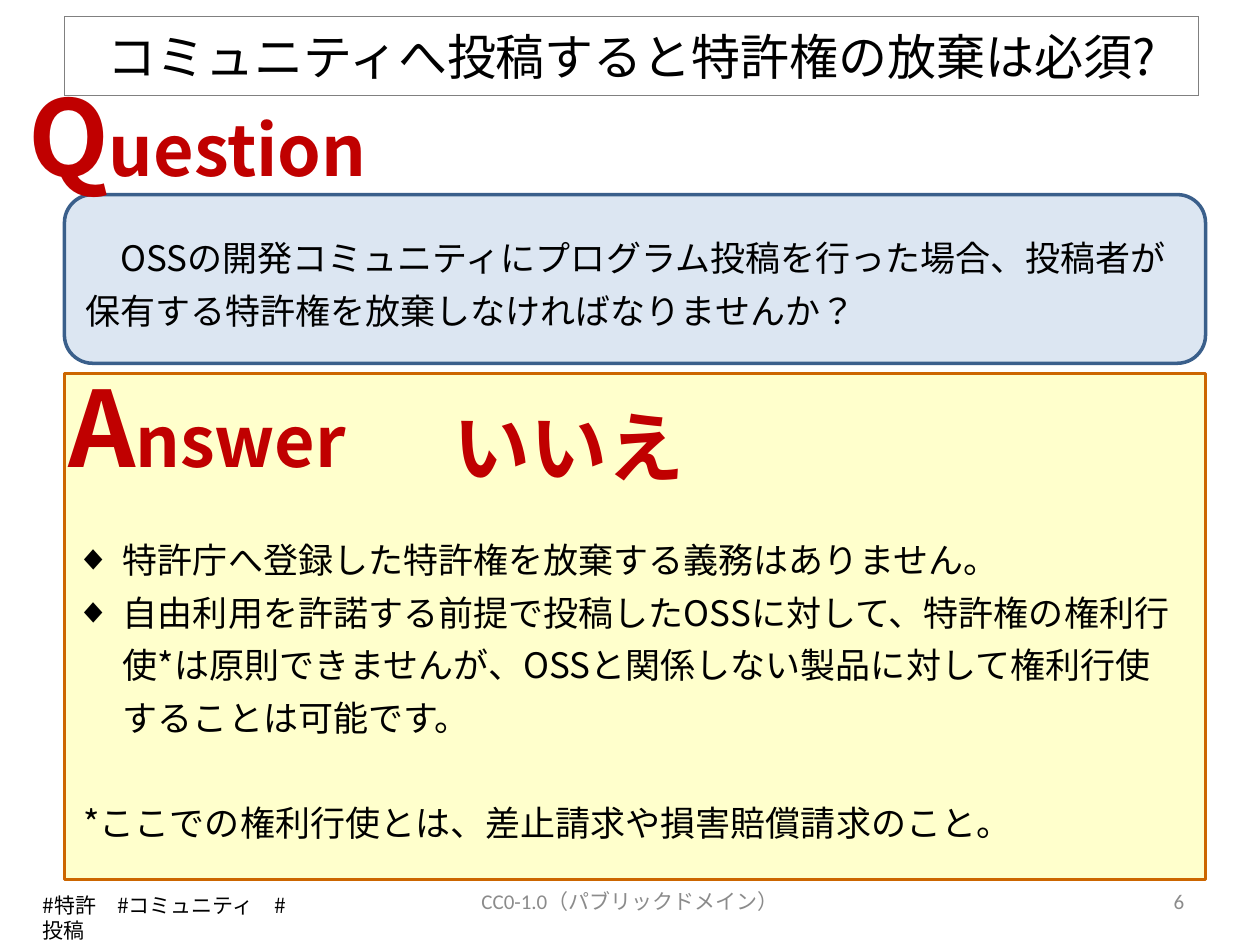
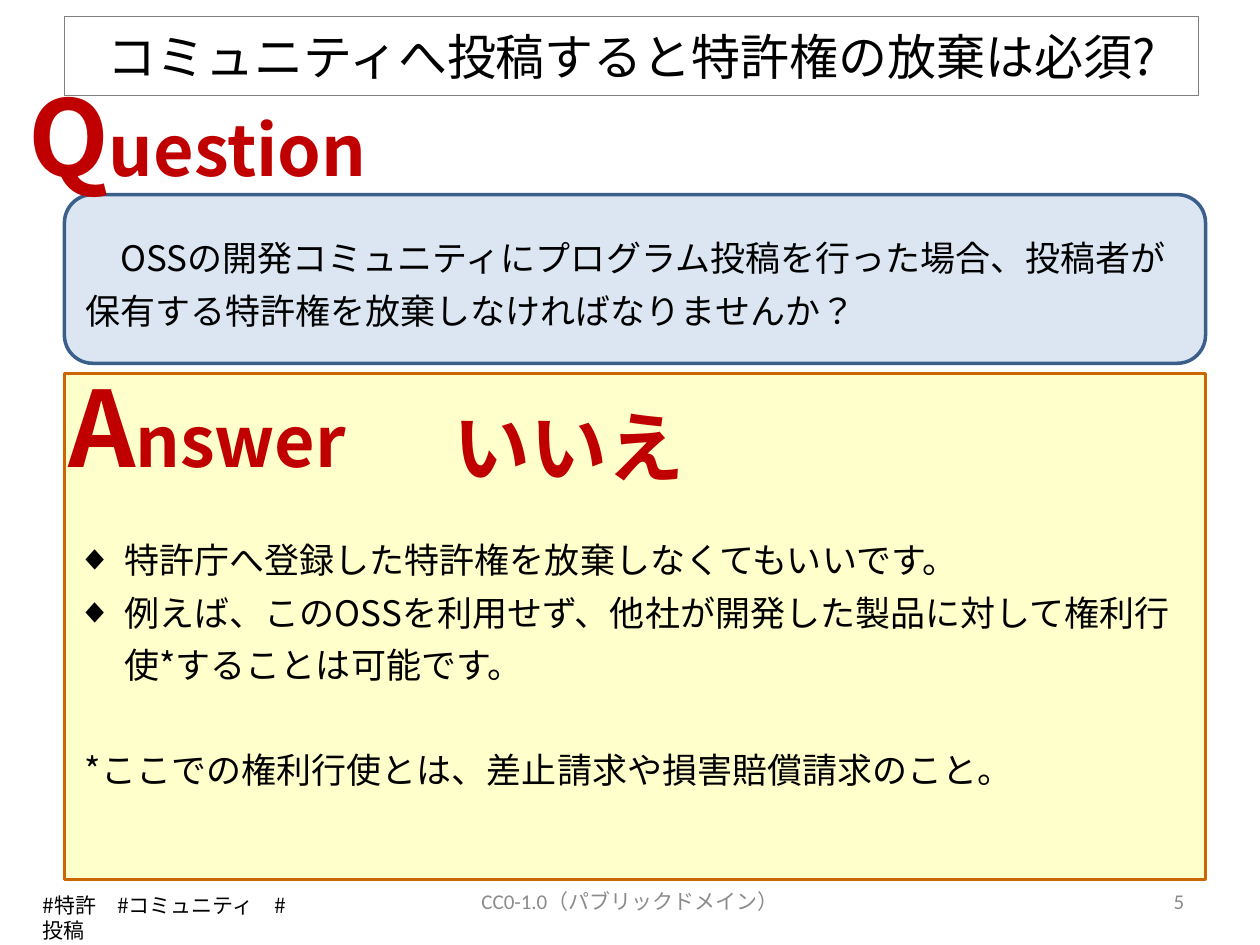
Before and after one commit to OpenChain-Project/OpenChain-JWG, a slide deck: slide 6 of Education_Material/FAQ/OSSライセンス関連でよくある誤解_CC0.pptx. Drawn at 1260x945 pixels with LibreOffice and Linux fonts; fonts in the diff are those of the drawing. Boxes give left, top, right and bottom in pixels: in the first picture for what was removed or moved away, otherwise in the second. Text is boxed around its words. In the diff, an @@ line names an element or a change of style, - is before the commit and + after.

Commit message:
FAQファイルを更新しました。

```diff
--- a/Education_Material/FAQ/OSSライセンス関連でよくある誤解_CC0.pptx
+++ b/Education_Material/FAQ/OSSライセンス関連でよくある誤解_CC0.pptx
@@ text at [124, 543, 1170, 681]: text changed @@
-◆ 特許庁へ登録した特許権を放棄する義務はありません。
-◆ 自由利用を許諾する前提で投稿したOSSに対して、特許権の権利行使*は原則できませんが、OSSと関係しない製品に対して権利行使することは可能です。
+◆ 特許庁へ登録した特許権を放棄しなくてもいいです。
+◆ 例えば、このOSSを利用せず、他社が開発した製品に対して権利行使*することは可能です。
@@ page number at [1174, 895, 1185, 909]: text changed @@
-6
+5
```
Also in this commit, not shown: 14 other slides changed, 12 slides added, 20 slides removed, 1 other file.
